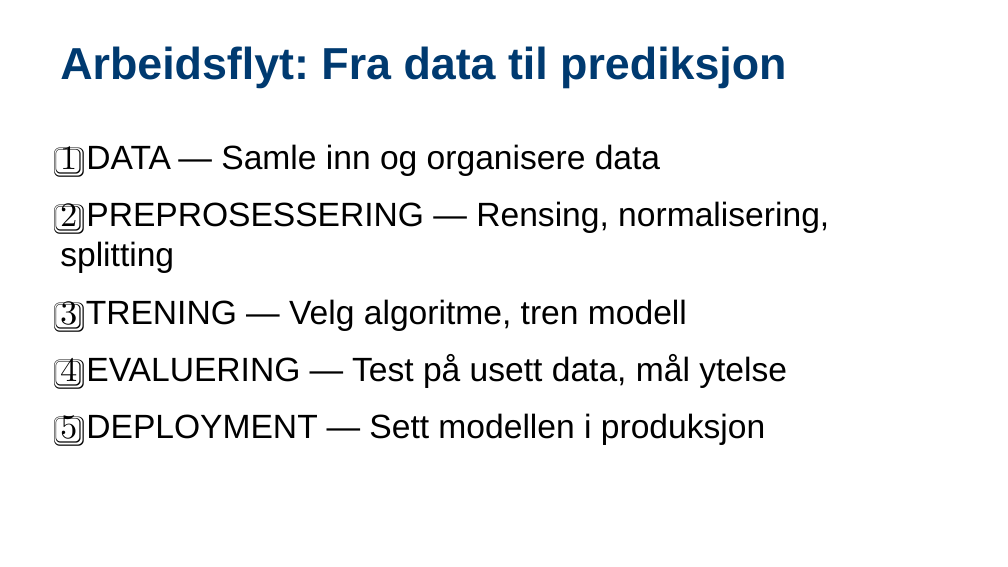
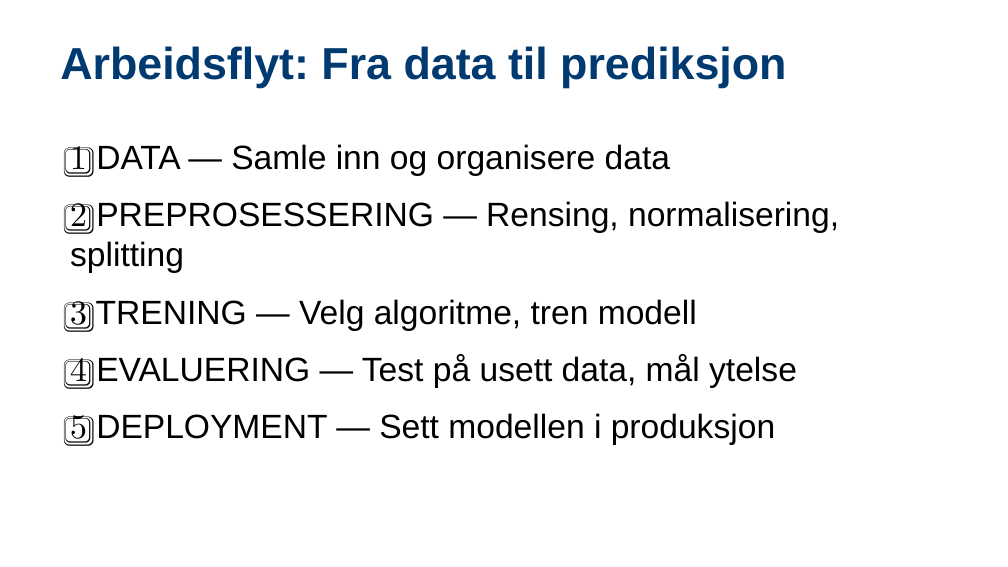
Before and after one commit to arvidl/ELMED219-2026, a slide deck: slide 7 of Lab0-ML/slides/ELMED219-2026_Lab0-ML_01-Enkle_eksempler-slides.pptx (slide 6 before the commit). Drawn at 1008x567 pixels with LibreOffice and Linux fonts; fonts in the diff are those of the drawing. Boxes give left, top, right and bottom in pixels: in the first picture for what was removed or moved away, otherwise in the second. Text is boxed around its words. In the diff, an @@ line names an element or a change of style, - is before the commit and + after.

```diff
--- a/Lab0-ML/slides/ELMED219-2026_Lab0-ML_01-Enkle_eksempler-slides.pptx
+++ b/Lab0-ML/slides/ELMED219-2026_Lab0-ML_01-Enkle_eksempler-slides.pptx
@@ text "1️⃣ DATA — Samle inn ...": place and size @@
-text "1️⃣ DATA — Samle inn ..." at bbox=[60, 144, 829, 446]
+text "1️⃣ DATA — Samle inn ..." at bbox=[70, 144, 839, 446]
```
Also in this commit, not shown: 17 other slides changed, 1 slide added, 10 other files.
